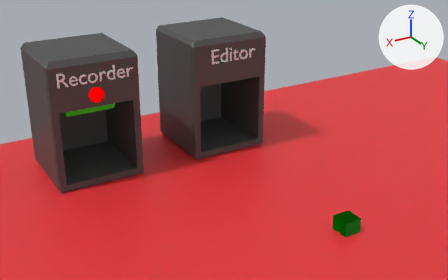
Before and after pictures for a commit that changed the glTF model ActionStudio/ImmersiveExperience/assets/action_studio.glb.
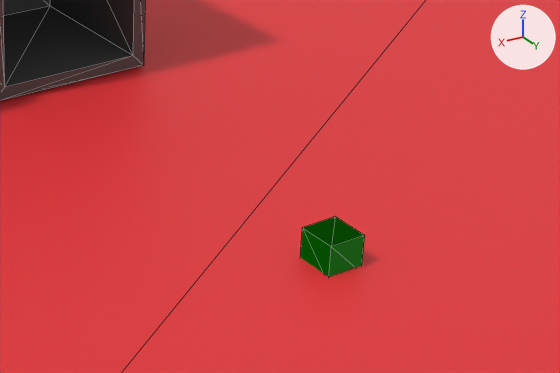
The first picture shows the older version from a 50 mm camera at (0.505, -0.011, 1.21) aimed at (0.071, -0.735, 0.848). The close-ups show the older and then the newer version on the part from 44% to 100% of the width and 41% to 100% of the height of that picture. Only the edits that show in the close-ups are written down. Arrows for +X, +Y and +Z are at upper right; the lights stay in place. The close-ups show mesh edges as thin lines. Where no turn or scale is listed for an object, it has been applied to the vertices.

Script lines for the objects in view, before the commit:
```python
me_cube_001 = bpy.data.meshes.new('Cube.001')
me_cube_001.from_pydata(...)  # a box spanning x -0.76..0.76, y -0.46..0.46, z -0.01..0.01
me_cube_001.materials.append(mat_mat_table)  # red #e73539
me_cube_008 = bpy.data.meshes.new('Cube.008')
me_cube_008.from_pydata(...)  # a box spanning x -0.0127..0.0127, y -0.0127..0.0127, z -0.0127..0.0127
me_cube_008.materials.append(mat_mat_block_001)  # green #34e713
me_cube_009 = bpy.data.meshes.new('Cube.009')
me_cube_009.from_pydata(...)  # 40 vertices, 76 faces; spans x -1.0..1.0, y -1.0..1.0, z -1.0..1.91
me_cube_009.materials.append(mat_mat_recorder)  # dark grey #4e4e4e
ob_editor = bpy.data.objects.new('editor', me_cube_009)
ob_editor.location = (0.0, -0.9, 0.843)
ob_editor.scale = (0.0684, 0.0684, 0.0684)
ob_slider_001 = bpy.data.objects.new('slider.001', me_cube_008)
ob_slider_001.location = (0.0, -0.5376, 0.7823)
ob_table = bpy.data.objects.new('table', me_cube_001)
ob_table.location = (0.0, -0.6096, 0.762)
```
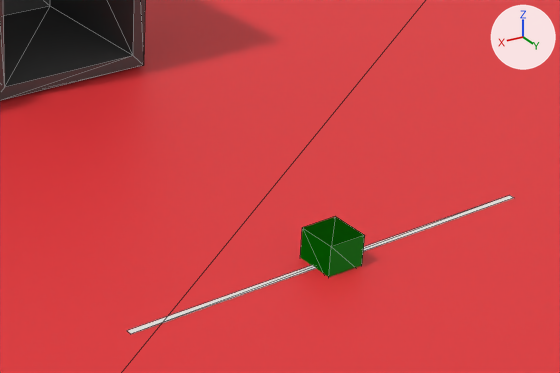
Changed parts and their boxes (x1, y1, x2, y2) in the close-ups (560 x 373 px):
'slider_bar', added: after (127, 195, 514, 334)

The change, as a list of edits to the scene's bpy script:
```text
Add me_plane_001:
    me_plane_001.from_pydata([(-0.147, -0.002, 0.0), (0.147, -0.002, 0.0), (-0.147, 0.002, 0.0), (0.147, 0.002, 0.0)], [], [(0, 1, 3), (0, 3, 2)])
Add ob_slider_bar:
    ob_slider_bar = bpy.data.objects.new('slider_bar', me_plane_001)
    ob_slider_bar.location = (-0.0044, -0.5376, 0.775)
```
